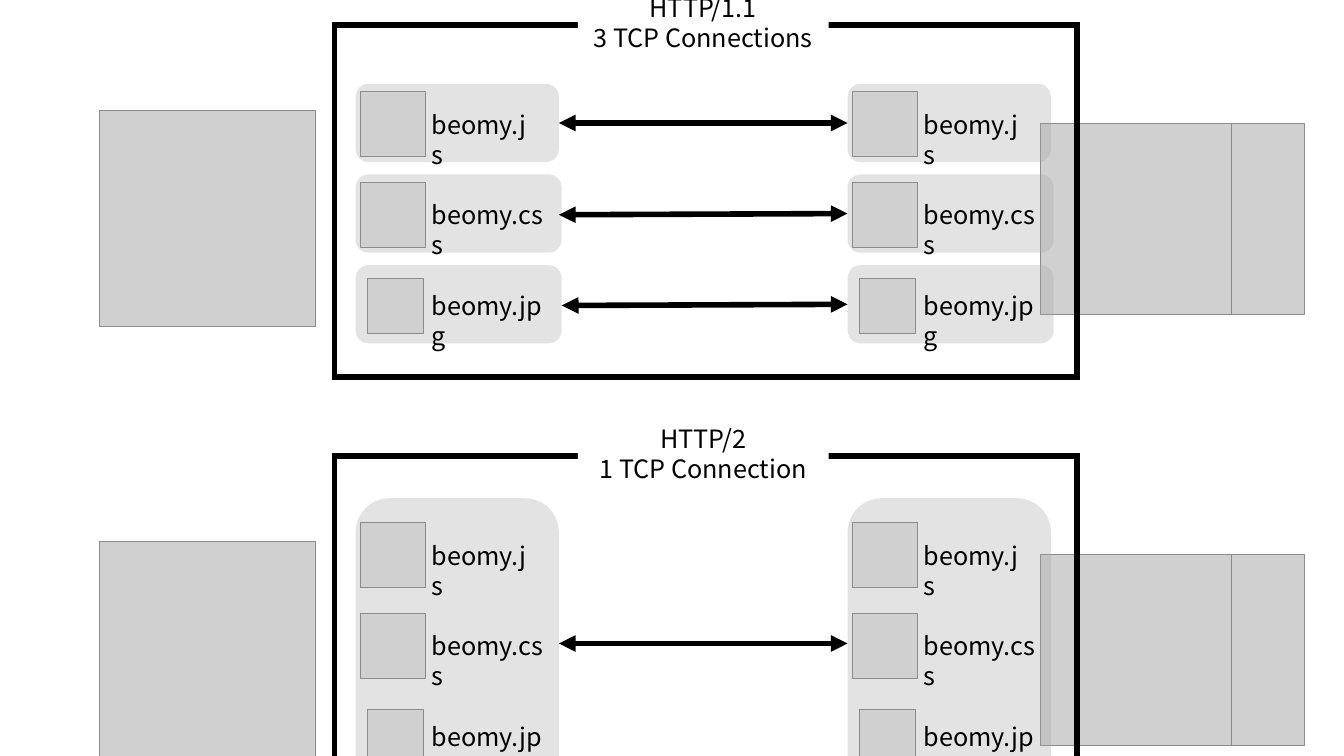
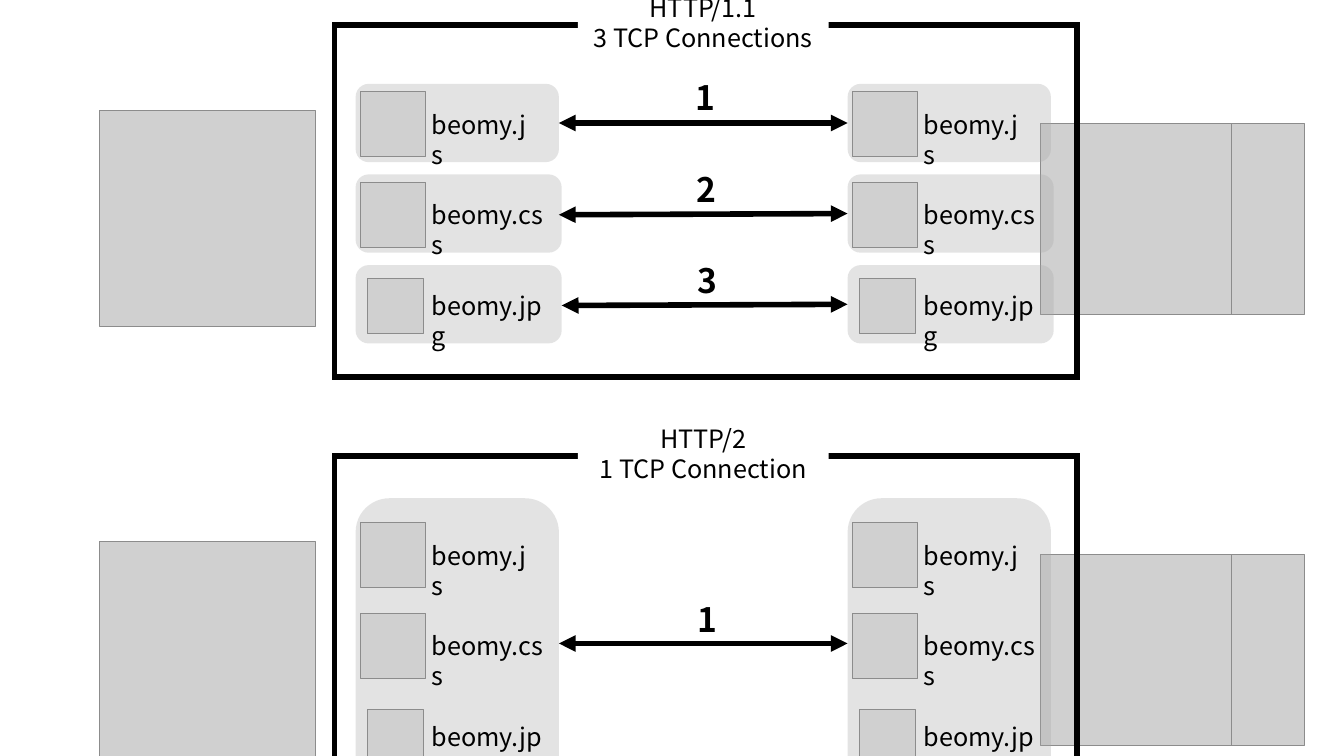
Before and after one commit to beomy/beomy.github.io, a slide deck: slide 15 of static/assets/img/posts/etc/http-version.pptx. Drawn at 1344x756 pixels with LibreOffice and Linux fonts; fonts in the diff are those of the drawing; grey boxes stand for pictures. Boxes give left, top, right and bottom in pixels: in the first picture for what was removed or moved away, otherwise in the second. Text is boxed around its words. In the diff, an @@ line names an element or a change of style, - is before the commit and + after.

```diff
--- a/static/assets/img/posts/etc/http-version.pptx
+++ b/static/assets/img/posts/etc/http-version.pptx
@@ group added at (696, 85, 717, 642): 4 texts @@
+1
+2
+3
+1
```
Also in this commit, not shown: 2 other files.
